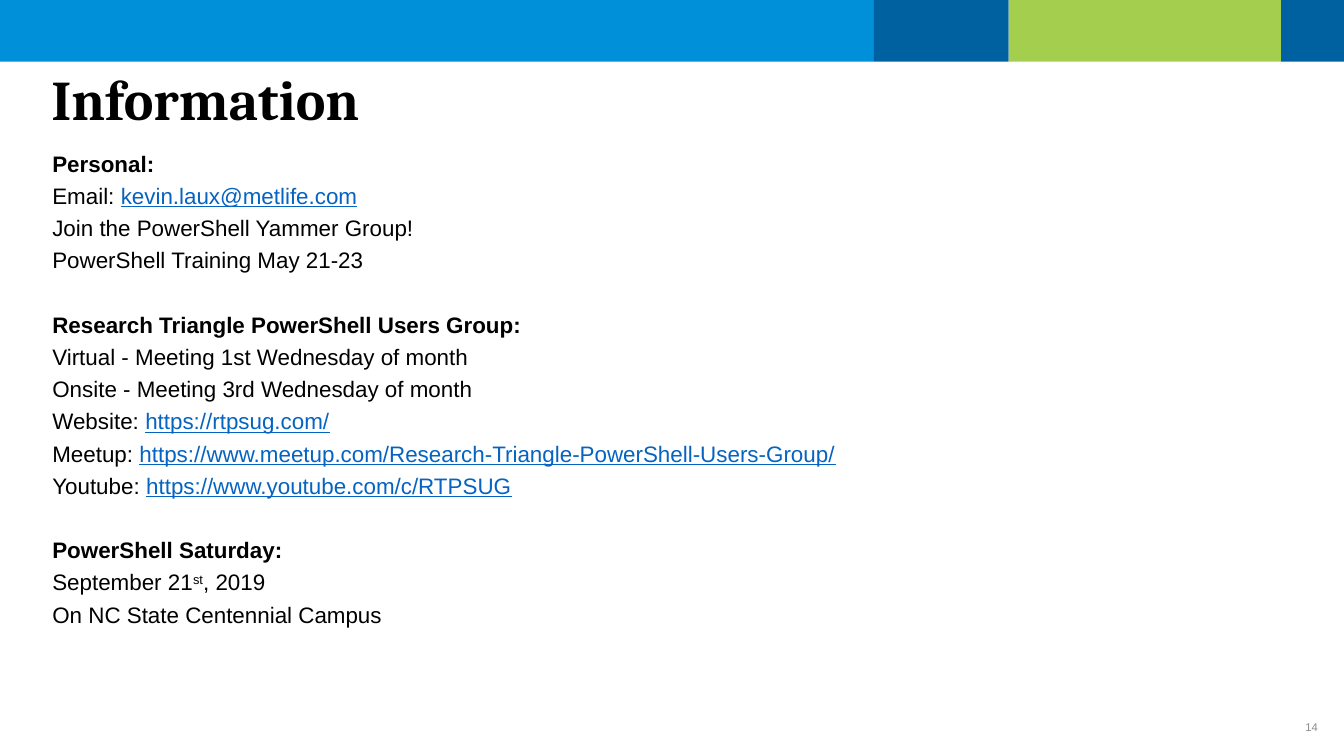
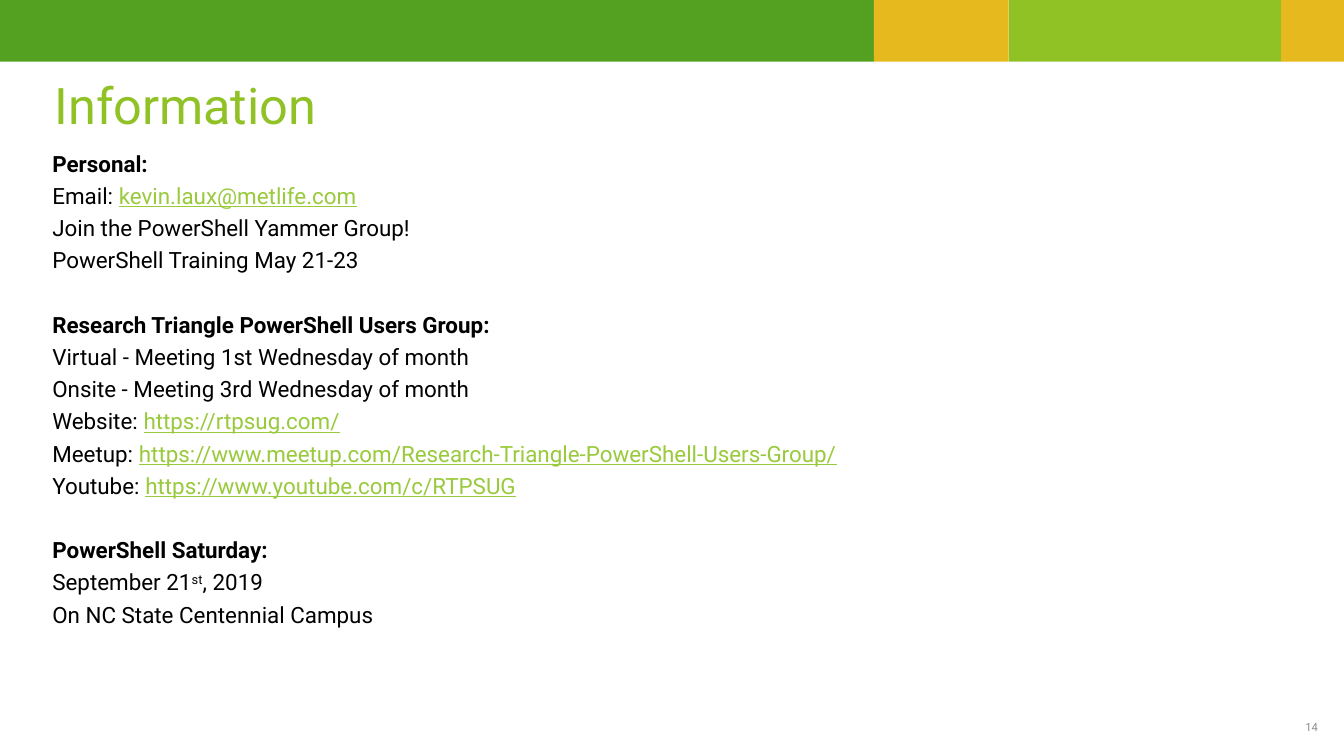
Before and after one commit to KevinLaux/ATOM, a slide deck: slide 14 of PowerShellCoreWhatandHow(Kevin_Laux).pptx. Drawn at 1344x756 pixels with LibreOffice and Linux fonts; fonts in the diff are those of the drawing; background and template pictures are left out. Boxes give left, top, right and bottom in pixels: in the first picture for what was removed or moved away, otherwise in the second. Text is boxed around its words. In the diff, an @@ line names an element or a change of style, - is before the commit and + after.

```diff
--- a/PowerShellCoreWhatandHow(Kevin_Laux).pptx
+++ b/PowerShellCoreWhatandHow(Kevin_Laux).pptx
@@ rectangle at [0, 0, 874, 62]: fill #0090DA to #54A021 @@
@@ rectangle at [874, 0, 1008, 62]: fill #0061A0 to #E6B91E @@
@@ rectangle at [1009, 0, 1282, 62]: fill #A3CE4E to #90C226 @@
@@ rectangle at [1281, 0, 1344, 62]: fill #0061A0 to #E6B91E @@
@@ title "Information" at [55, 85, 317, 125]: size 30 to 27 pt, font Cambria to Roboto, text colour #000000 to #90C226, bold off; line spacing 0.9 to 1 @@
@@ text "Personal:" at [52, 155, 836, 628]: font Arial to Roboto; text colour #0563C1 to #99CA3C in "kevin.laux@metlife.com", "https://rtpsug.com/", "https://www.meetup.com/Research-Triangle-PowerShell-Users-Gr ...", "https://www.youtube.com/c/RTPSUG" @@
@@ page number at [1305, 723, 1318, 731]: font Arial to Roboto @@
```
Also in this commit, not shown: 13 other slides changed.
